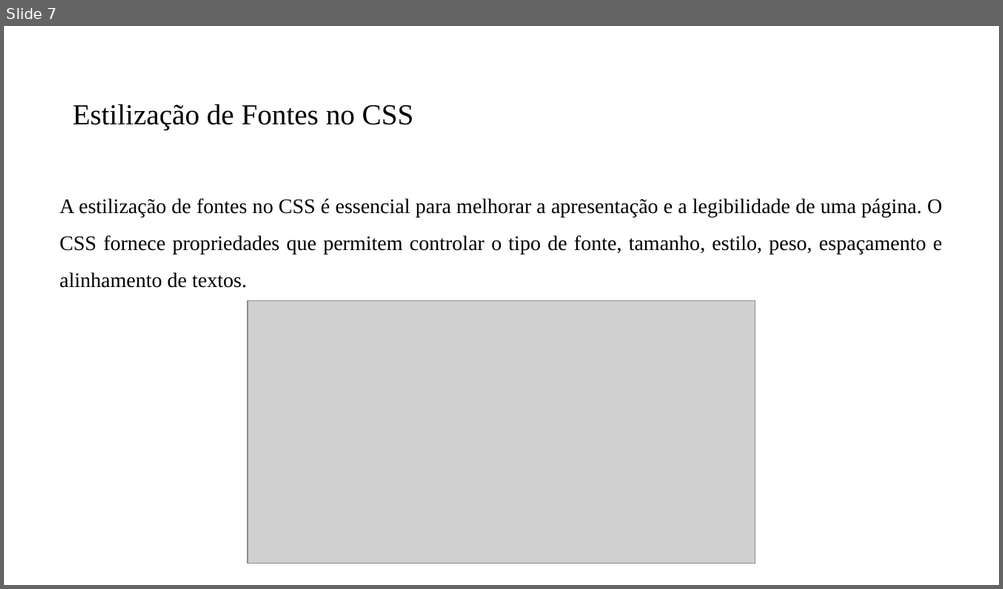
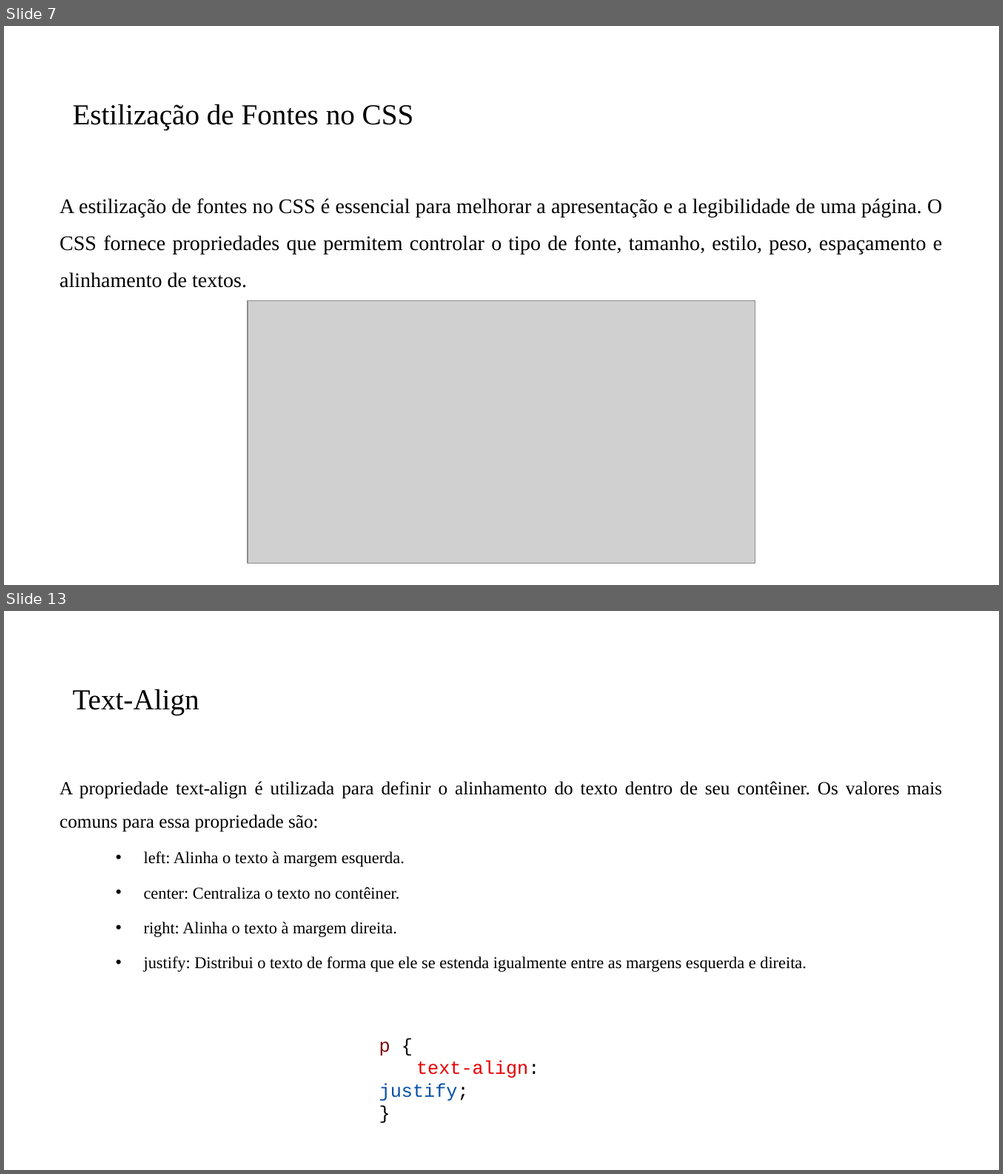
Before and after one commit to PedroMiho/Logica-de-Programacao, a slide deck: Módulo 01 - HTML e CSS/Aula 04 - Introdução ao CSS/Introdução ao CSS.pptx. Shown one above the other, each under a label of ours: slide 7 before the commit, slides 7 and 13 after it; the slides between them are not shown. The pictures are 1003x589 and 1003x1174 pixels, drawn with LibreOffice and Linux fonts; fonts in the diff are those of the drawing; grey boxes stand for pictures; background and template pictures are left out. Boxes give left, top, right and bottom in pixels: in the first picture for what was removed or moved away, otherwise in the second. Text is boxed around its words. In the diff, an @@ line names an element or a change of style, - is before the commit and + after.

```diff
--- a/Módulo 01 - HTML e CSS/Aula 04 - Introdução ao CSS/Introdução ao CSS.pptx
+++ b/Módulo 01 - HTML e CSS/Aula 04 - Introdução ao CSS/Introdução ao CSS.pptx
@@ slide 13 added at (x1=4, y1=611, x2=999, y2=1170), background #FFFFFF @@
@@ title added at (x1=73, y1=689, x2=199, y2=715), 28 pt, text #000000 @@
+Text-Align
@@ text added at (x1=60, y1=781, x2=942, y2=972), 16 pt, text #000000 @@
+A propriedade text-align é utilizada para definir o alinhamento do texto dentro de seu contêiner. Os valores mais comuns para essa propriedade são:
+  • left: Alinha o texto à margem esquerda.
+  • center: Centraliza o texto no contêiner.
+  • right: Alinha o texto à margem direita.
+  • justify: Distribui o texto de forma que ele se estenda igualmente entre as margens esquerda e direita.
@@ text added at (x1=379, y1=1042, x2=539, y2=1102), 18 pt, text #E50000 @@
+p {
+text-align: justify;
+}
```
Also in this commit, not shown: 7 other slides added, 1 slide removed, 5 other files.
